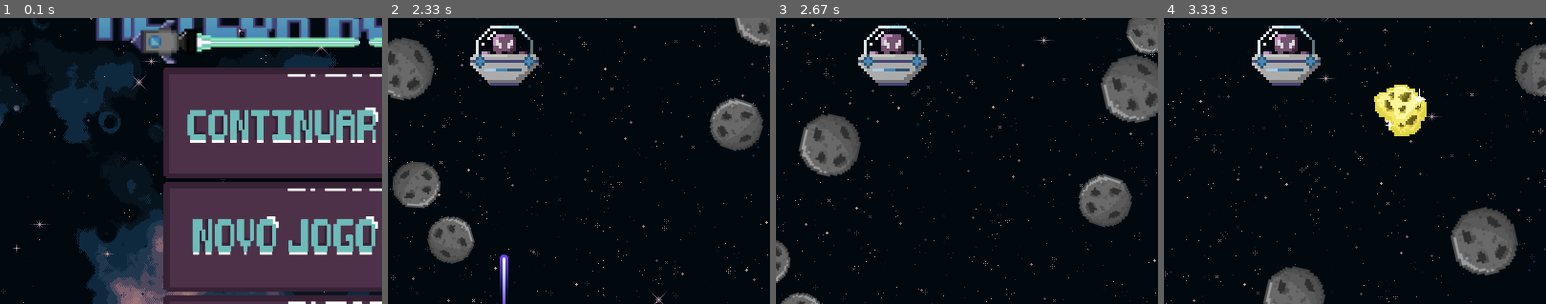
Above: before the commit, frames 1-4 (left to right).
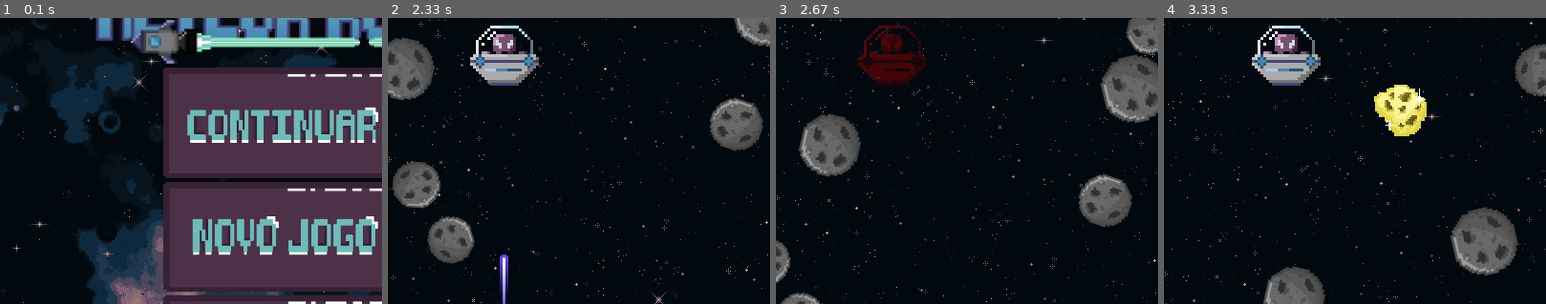
Above: after the commit, the same moments.

Repository: RafaelCarneiro16/MeteorRushPygame
Game: pygame game, started from codigo/main.py
Two runs of this game, one before a commit and one after it. Both use one fixed random seed, a clock stepped at 60 frames per second and the inputs below.
Inputs (mouse positions are % of the whole screen's width and height, from its top left):
- Up to frame 1 (0.1 s): no input
- Up to frame 2 (2.33 s): click (50, 49) at 0.38 s; type "ann" at 0.67 s; tap Enter at 1 s; tap Space at 1.23, 1.63, 1.93, 2.2 s; hold Left 1.57-2.1 s; hold A 1.57-2.1 s; hold Up from 2.13 s (still down); hold W from 2.13 s (still down)
- Up to frame 3 (2.67 s): release Up at 2.43 s; release W at 2.43 s
- Up to frame 4 (3.33 s): hold Right from 3.3 s (still down); hold D from 3.3 s (still down)
The pictures show only the part of the screen within x 13-63%, y 11-61%; the shares and areas given below are measured in that part.

Frames 1-2 are identical in both runs. In frame 3, 2.2% of the frame differs, in the area x 21-40%, y 2-24%; in frame 4, nothing differs.

Commit message:
perde vida e fica vermelho

Diff:
--- a/codigo/jogo.py
+++ b/codigo/jogo.py
@@ -403,8 +403,8 @@
         colisao_ovnis = pygame.sprite.groupcollide(self.grupo_tiros, self.grupo_ovnis, True, False)
         for tiros, ovnis_acertados in colisao_ovnis.items():
             for ovni in ovnis_acertados:
-                if hasattr(ovni, "vida"):
-                   ovni.vida -= 1
+                if hasattr(ovni, "levar_dano"):
+                   ovni.levar_dano()
                    if ovni.vida <= 0:
                     self.som.tocar_efeitos(r"C:\GitHub\Jogo\sons\explosion.wav")
                     Explosao(self.grupo_explosoes, self.tela, ovni.rect.center)
--- a/codigo/ovni.py
+++ b/codigo/ovni.py
@@ -17,6 +17,9 @@
         self.__tempo_ultimo_tiro = pygame.time.get_ticks()
         self.__delay_tiro = 1500
         self.__vida = 3
+        self.__imagem_original = self.__image.copy()
+        self.__tempo_dano = 0
+        self.__dano_duracao = 200
 
     #region Getters e Setters
     @property
@@ -104,6 +107,9 @@
             self.atirar()
             self.tempo_ultimo_tiro = agora
 
+        if pygame.time.get_ticks() - self.__tempo_dano >= self.__dano_duracao:
+            self.__image = self.__imagem_original
+
     def atirar(self):
         posicao_tiro = self.rect.midbottom
         try:
@@ -115,3 +121,12 @@
         diferenca = self.jogador.rect.centerx - self.rect.centerx
         if abs(diferenca) > 1:
            self.rect.x += self.velocidade_x if diferenca > 0 else -self.velocidade_x
+
+    def levar_dano(self):
+        self.vida -= 1
+        self.__tempo_dano = pygame.time.get_ticks()
+
+        # Cria uma imagem vermelha temporária
+        imagem_vermelha = self.__imagem_original.copy()
+        imagem_vermelha.fill((255, 0, 0, 100), special_flags=pygame.BLEND_RGBA_MULT)
+        self.__image = imagem_vermelha
